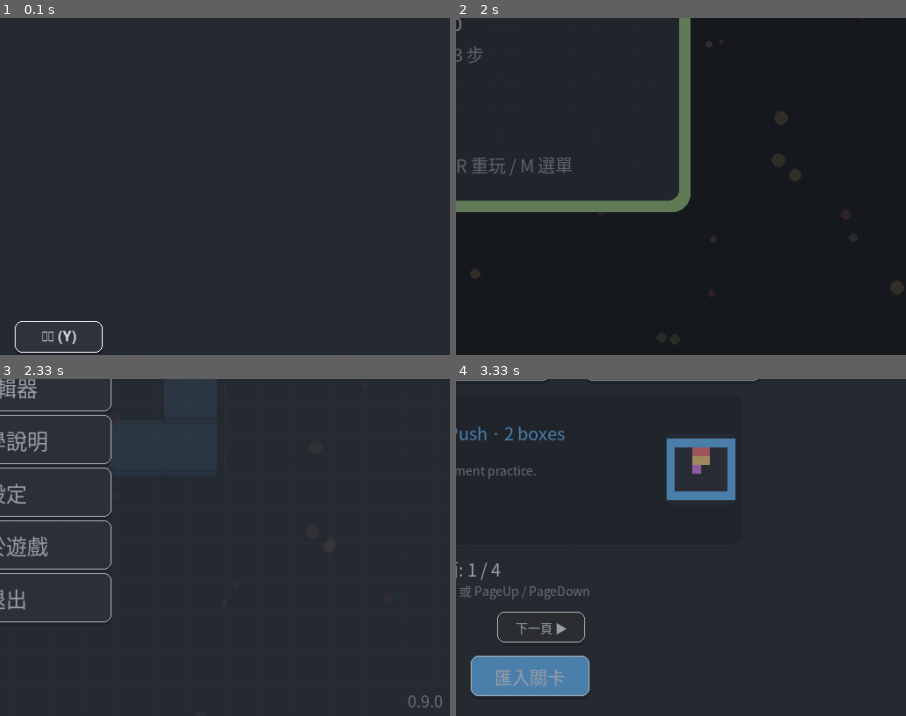
Above: before the commit, frames 1-4 (two rows, left to right).
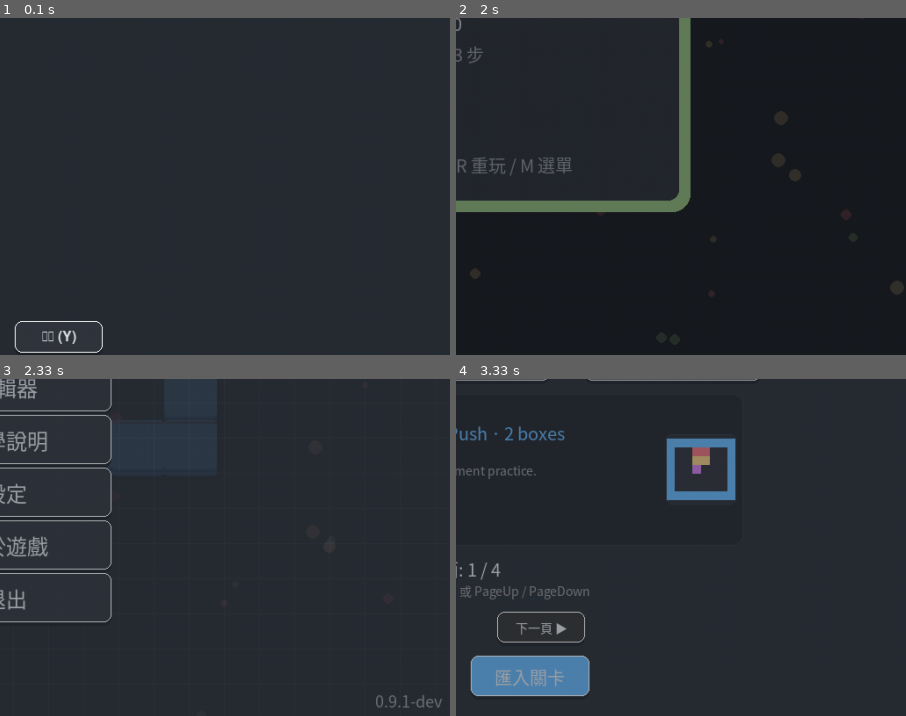
Above: after the commit, the same moments.

Repository: YI-TING-EE13/Pushbox-Pygame
Game: pygame game, started from main.py
Same seed, same stepped clock (60 frames per second), same inputs: the game is played once before the commit and once after it.
Inputs (mouse positions are % of the whole screen's width and height, from its top left):
- Up to frame 1 (0.1 s): no input
- Up to frame 2 (2 s): type "ann" at 0.33 s; tap Enter at 0.67 s; click (68, 96) at 0.93 s; click "重置 (F5)" at 1.27 s; hold Right from 1.55 s (still down)
- Up to frame 3 (2.33 s): release Right at 2.02 s; hold Up from 2.1 s (still down); move the mouse to (60, 72) at 2.13 s
- Up to frame 4 (3.33 s): release Up at 2.4 s; tap W at 2.43 s; click "選擇關卡" at 2.82 s; hold Right from 3.1 s (still down)
The pictures show only the part of the screen within x 49-99%, y 49-99%; the shares and areas given below are measured in that part.

Frames 1-2 are identical in both runs. In frame 3, 0.2% of the frame differs, in the area x 83-99%, y 93-98%; in frame 4, nothing differs.

Commit message:
feat: add packaged app icon

Diff:
--- a/pyproject.toml
+++ b/pyproject.toml
@@ -1,6 +1,6 @@
 [project]
 name = "pushbox-pygame"
-version = "0.9.0"
+version = "0.9.1.dev0"
 description = "A Python/Pygame Sokoban game with built-in levels, custom level editor, undo/redo, progress saving, and documented testing workflows."
 readme = "README.md"
 requires-python = ">=3.9"
--- a/scripts/build_windows.py
+++ b/scripts/build_windows.py
@@ -19,7 +19,7 @@
 
 # Package settings
 APP_NAME = "Pushbox-Pygame"
-VERSION = "0.9.0"
+VERSION = "0.9.1.dev0"
 ZIP_NAME = f"{APP_NAME}-v{VERSION}-windows-x64.zip"
 
 
@@ -55,10 +55,11 @@
             shutil.rmtree(path)
     release_dir.mkdir(exist_ok=True)
 
-    # 2. Run PyInstaller
-    print(f"\n[2/5] Running PyInstaller using spec file: {spec_file.name}...")
-    if not spec_file.exists():
-        print(f"Error: Specification file not found at {spec_file}")
+    # Check that the icon file exists as defined in the spec to prevent build errors
+    icon_file = project_root / "src" / "pushbox" / "assets" / "icon" / "pushbox.ico"
+    if not icon_file.exists():
+        print(f"Error: Application icon not found at {icon_file}")
+        print("Please run 'uv run python scripts/generate_icon.py' first.")
         sys.exit(1)
 
     try:
--- /dev/null
+++ b/scripts/generate_icon.py
@@ -0,0 +1,222 @@
+"""Procedural Icon Generator for Pushbox-Pygame.
+
+Draws the multi-resolution Option C (Nord geometric bear pushing a crate) icon
+using Pygame and compiles them into a standard Windows .ico file
+using pure Python struct.
+Requires no external dependencies beyond pygame.
+"""
+
+import struct
+import tempfile
+from pathlib import Path
+
+import pygame
+
+# Initialize pygame
+pygame.init()
+
+# Colors
+NORD_BG = (40, 44, 52)
+BEAR_PURPLE = (198, 120, 221)
+BEAR_SHADOW = (158, 80, 181)
+BOX_YELLOW = (229, 192, 123)
+BOX_OUTLINE = (100, 80, 40)
+CHEEKS_PINK = (255, 180, 200)
+EYES_DARK = (40, 40, 40)
+
+
+def draw_icon_surface(size: int) -> pygame.Surface:
+    """Draw the icon at a specific resolution on a transparent Surface."""
+    surface = pygame.Surface((size, size), pygame.SRCALPHA)
+    surface.fill((0, 0, 0, 0))  # Fully transparent
+
+    # 1. Draw rounded dark card background
+    if size == 256:
+        margin, radius = 12, 36
+    elif size == 48:
+        margin, radius = 2, 8
+    elif size == 32:
+        margin, radius = 1, 6
+    else:  # 16
+        margin, radius = 0, 3
+
+    card_rect = pygame.Rect(margin, margin, size - 2 * margin, size - 2 * margin)
+    pygame.draw.rect(surface, NORD_BG, card_rect, border_radius=radius)
+
+    # 2. Draw composition based on resolution
+    if size == 256:
+        # Bear
+        bear_x, bear_y = 90, 128
+        bear_r = 50
+        # Ears
+        pygame.draw.circle(surface, BEAR_SHADOW, (bear_x - 35, bear_y - 35), 20)
+        pygame.draw.circle(surface, BEAR_SHADOW, (bear_x + 35, bear_y - 35), 20)
+        # Head
+        pygame.draw.circle(surface, BEAR_PURPLE, (bear_x, bear_y), bear_r)
+        # Cheeks
+        pygame.draw.circle(surface, CHEEKS_PINK, (bear_x - 30, bear_y + 10), 10)
+        pygame.draw.circle(surface, CHEEKS_PINK, (bear_x + 30, bear_y + 10), 10)
+        # Eyes
+        pygame.draw.circle(surface, EYES_DARK, (bear_x - 18, bear_y - 8), 6)
+        pygame.draw.circle(surface, EYES_DARK, (bear_x + 18, bear_y - 8), 6)
+
+        # Crate
+        crate_rect = pygame.Rect(145, 83, 90, 90)
+        pygame.draw.rect(surface, BOX_YELLOW, crate_rect)
+        pygame.draw.rect(surface, BOX_OUTLINE, crate_rect, width=6)
+        # Wooden Cross
+        pygame.draw.line(
+            surface,
+            BOX_OUTLINE,
+            (145 + 8, 83 + 8),
+            (145 + 90 - 8, 83 + 90 - 8),
+            width=6,
+        )
+        pygame.draw.line(
+            surface,
+            BOX_OUTLINE,
+            (145 + 90 - 8, 83 + 8),
+            (145 + 8, 83 + 90 - 8),
+            width=6,
+        )
+
+    elif size == 48:
+        # Bear
+        bear_x, bear_y = 17, 24
+        bear_r = 9
+        # Ears
+        pygame.draw.circle(surface, BEAR_SHADOW, (bear_x - 6, bear_y - 6), 3.5)
+        pygame.draw.circle(surface, BEAR_SHADOW, (bear_x + 6, bear_y - 6), 3.5)
+        # Head
+        pygame.draw.circle(surface, BEAR_PURPLE, (bear_x, bear_y), bear_r)
+        # Cheeks
+        pygame.draw.circle(surface, CHEEKS_PINK, (bear_x - 5, bear_y + 2), 1.5)
+        pygame.draw.circle(surface, CHEEKS_PINK, (bear_x + 5, bear_y + 2), 1.5)
+        # Eyes
+        pygame.draw.circle(surface, EYES_DARK, (bear_x - 3, bear_y - 1.5), 1.2)
+        pygame.draw.circle(surface, EYES_DARK, (bear_x + 3, bear_y - 1.5), 1.2)
+
+        # Crate
+        crate_rect = pygame.Rect(27, 15, 18, 18)
+        pygame.draw.rect(surface, BOX_YELLOW, crate_rect)
+        pygame.draw.rect(surface, BOX_OUTLINE, crate_rect, width=2)
+        pygame.draw.line(
+            surface, BOX_OUTLINE, (27 + 2, 15 + 2), (27 + 18 - 2, 15 + 18 - 2), width=2
+        )
+        pygame.draw.line(
+            surface, BOX_OUTLINE, (27 + 18 - 2, 15 + 2), (27 + 2, 15 + 18 - 2), width=2
+        )
+
+    elif size == 32:
+        # Bear
+        bear_x, bear_y = 11, 16
+        bear_r = 6
+        # Ears
+        pygame.draw.circle(surface, BEAR_SHADOW, (bear_x - 4, bear_y - 4), 2)
+        pygame.draw.circle(surface, BEAR_SHADOW, (bear_x + 4, bear_y - 4), 2)
+        # Head
+        pygame.draw.circle(surface, BEAR_PURPLE, (bear_x, bear_y), bear_r)
+        # Eyes
+        surface.set_at((bear_x - 2, bear_y - 1), EYES_DARK)
+        surface.set_at((bear_x + 2, bear_y - 1), EYES_DARK)
+
+        # Crate
+        crate_rect = pygame.Rect(18, 10, 12, 12)
+        pygame.draw.rect(surface, BOX_YELLOW, crate_rect)
+        pygame.draw.rect(surface, BOX_OUTLINE, crate_rect, width=1)
+        pygame.draw.line(
+            surface, BOX_OUTLINE, (18 + 1, 10 + 1), (18 + 12 - 1, 10 + 12 - 1), width=1
+        )
+        pygame.draw.line(
+            surface, BOX_OUTLINE, (18 + 12 - 1, 10 + 1), (18 + 1, 10 + 12 - 1), width=1
+        )
+
+    else:  # 16
+        # Bear
+        bear_x, bear_y = 5, 8
+        bear_r = 3
+        # Ears
+        surface.set_at((bear_x - 2, bear_y - 2), BEAR_SHADOW)
+        surface.set_at((bear_x + 2, bear_y - 2), BEAR_SHADOW)
+        # Head
+        pygame.draw.circle(surface, BEAR_PURPLE, (bear_x, bear_y), bear_r)
+        # Eyes
+        surface.set_at((bear_x - 1, bear_y), EYES_DARK)
+        surface.set_at((bear_x + 1, bear_y), EYES_DARK)
+
+        # Crate
+        crate_rect = pygame.Rect(9, 5, 6, 6)
+        pygame.draw.rect(surface, BOX_YELLOW, crate_rect)
+        pygame.draw.rect(surface, BOX_OUTLINE, crate_rect, width=1)
+
+    return surface
+
+
+def build_ico(png_files: list[Path], output_ico: Path) -> None:
+    """Assembles PNG files into a single Windows .ico container."""
+    # Header: Reserved (2B, 0), Type (2B, 1 for icon),
+    # Count (2B, len(png_files))
+    header = struct.pack("<HHH", 0, 1, len(png_files))
+
+    entries = []
+    image_data_list = []
+
+    current_offset = 6 + 16 * len(png_files)
+
+    for png_path in png_files:
+        with open(png_path, "rb") as f:
+            png_bytes = f.read()
+
+        # Dimensions
+        # In pygame drawing, size is extracted from filename
+        size = int(png_path.stem.split("_")[-1])
+        width = 0 if size >= 256 else size
+        height = 0 if size >= 256 else size
+
+        # Directory Entry:
+        # width (1B), height (1B), colorCount (1B, 0), reserved (1B, 0),
+        # planes (2B, 1), bitCount (2B, 32), bytesInRes (4B), imageOffset (4B)
+        entry = struct.pack(
+            "<BBBBHHII", width, height, 0, 0, 1, 32, len(png_bytes), current_offset
+        )
+        entries.append(entry)
+        image_data_list.append(png_bytes)
+        current_offset += len(png_bytes)
+
+    # Write output
+    with open(output_ico, "wb") as f:
+        f.write(header)
+        for entry in entries:
+            f.write(entry)
+        for image_data in image_data_list:
+            f.write(image_data)
+
+
+def main() -> None:
+    project_root = Path(__file__).parent.parent.resolve()
+    icon_dir = project_root / "src" / "pushbox" / "assets" / "icon"
+    icon_dir.mkdir(parents=True, exist_ok=True)
+    output_ico = icon_dir / "pushbox.ico"
+
+    sizes = [16, 32, 48, 256]
+    temp_files = []
+
+    print("Generating geometric multi-resolution icons...")
+    with tempfile.TemporaryDirectory() as tmpdir:
+        tmp_path = Path(tmpdir)
+        for size in sizes:
+            surface = draw_icon_surface(size)
+            png_file = tmp_path / f"icon_{size}.png"
+            pygame.image.save(surface, str(png_file))
+            temp_files.append(png_file)
+            print(f"  Generated {size}x{size} PNG...")
+
+        print("Compiling PNGs into pushbox.ico...")
+        build_ico(temp_files, output_ico)
+
+    print(f"Successfully generated standard Windows ICO at: {output_ico}")
+    print(f"File size: {output_ico.stat().st_size / 1024:.2f} KB")
+
+
+if __name__ == "__main__":
+    main()
--- a/src/pushbox/__init__.py
+++ b/src/pushbox/__init__.py
@@ -1,4 +1,4 @@
 """PushBox - A modern Sokoban puzzle game."""
 
-__version__ = "0.9.0"
+__version__ = "0.9.1.dev0"
 __author__ = "PushBox Team"
--- a/src/pushbox/utils/constants.py
+++ b/src/pushbox/utils/constants.py
@@ -7,7 +7,7 @@
 ColorWithAlpha = tuple[int, int, int, int]
 ColorLike = Union[Color, ColorWithAlpha]
 
-APP_VERSION = "0.9.0"
+APP_VERSION = "0.9.1-dev"
 
 
 class CellType(IntEnum):
--- a/tests/test_about.py
+++ b/tests/test_about.py
@@ -21,7 +21,7 @@
 
     about = AboutScreen(screen)
     assert about.app_version == APP_VERSION
-    assert "0.9.0" in about.app_version
+    assert APP_VERSION in about.app_version
     assert about.github_url == "https://github.com/YI-TING-EE13/Pushbox-Pygame"
     assert about.license_info == "MIT License"
 
Binary file added: src/pushbox/assets/icon/pushbox.ico
Not shown, added: docs/icon-source.md
Not shown, changed: pushbox.spec
Not shown, changed: uv.lock
